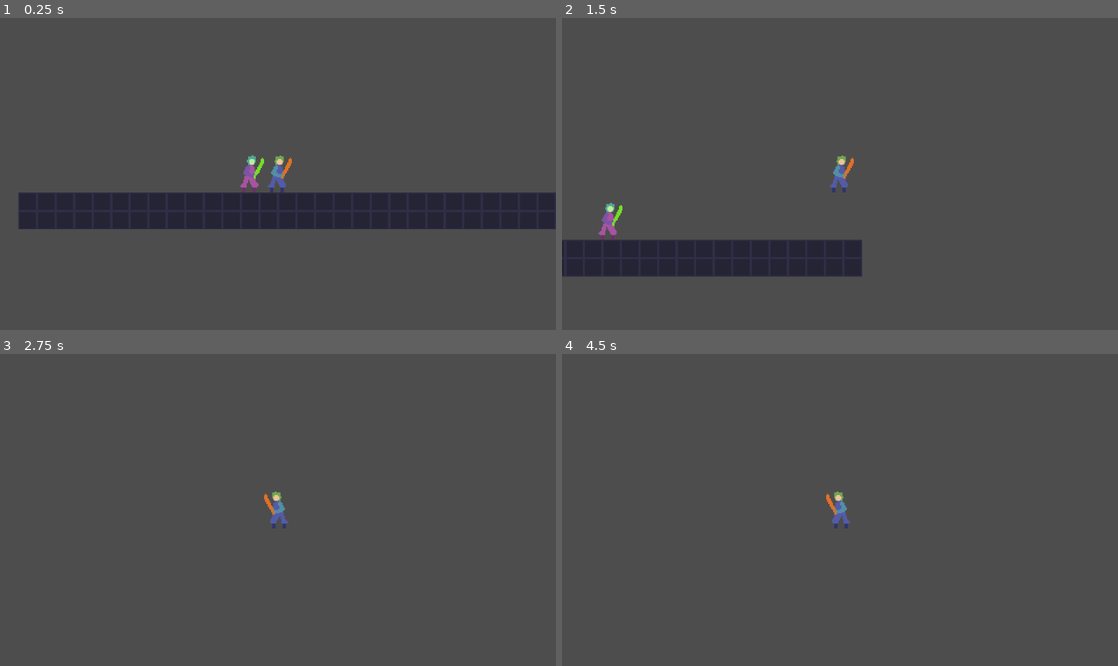
Above: before the commit, frames 1-4 (two rows, left to right).
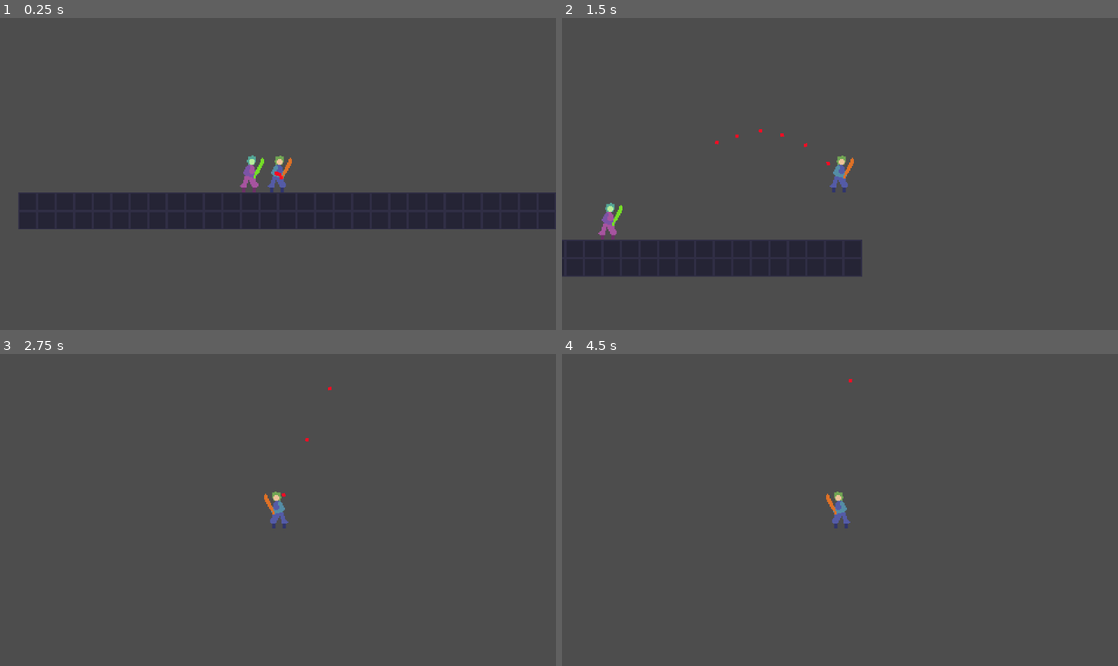
Above: after the commit, the same moments.

Repository: EinarDarri/hr-game-out-of-order
Game: Godot game, scene res://game.tscn
Two runs of this game, one before a commit and one after it. Both use one fixed random seed, a clock stepped at 60 frames per second and the inputs below.
Inputs (mouse positions are in pixels of both pictures, inside the frame that each line leads up to):
- Up to frame 1 (0.25 s): no input
- Up to frame 2 (1.5 s): move the mouse to (962, 158) at 0.52 s; hold D (move_right) from 0.53 s (still down); click (962, 158) at 0.6 s; tap Space (move_jump) at 0.77 s; move the mouse to (728, 189) at 1.27 s; tap S (look_down) at 1.35 s
- Up to frame 3 (2.75 s): tap Space (move_jump) at 1.52 s; move the mouse to (333, 441) at 2.02 s; release D (move_right) at 2.03 s; hold A (move_left) from 2.03 s (still down); hold W (look_up) from 2.03 s (still down)
- Up to frame 4 (4.5 s): move the mouse to (812, 572) at 2.77 s; release A (move_left) at 2.78 s; release W (look_up) at 2.78 s; hold D (move_right) 2.78-4.28 s; tap Shift (move_dash) at 2.85 s; tap Space (move_jump) at 3.02, 3.77, 4.25 s; tap Enter at 3.5 s; move the mouse to (1006, 556) at 3.52 s; click (1006, 556) at 3.6 s; move the mouse to (673, 463) at 4.27 s; hold A (move_left) from 4.28 s (still down); tap S (look_down) at 4.35 s

The runs differ from the first frame. In frame 1, less than 0.1% of the frame differs, in the area x 49-51%, y 49-52%; in frame 2, less than 0.1%, in the area x 27-49%, y 35-48%; in frame 3, less than 0.1%; in frame 4, less than 0.1%.

Commit message:
basic blood effect on player

Diff:
--- a/game.tscn
+++ b/game.tscn
@@ -1,7 +1,8 @@
-[gd_scene load_steps=7 format=4 uid="uid://ouqwelutt3ob"]
+[gd_scene load_steps=8 format=4 uid="uid://ouqwelutt3ob"]
 
 [ext_resource type="Texture2D" uid="uid://cifvsdngpgri3" path="res://tileset.png" id="1_e2o6t"]
 [ext_resource type="PackedScene" uid="uid://bhfbbwbrjypis" path="res://player/player.tscn" id="2_e2o6t"]
+[ext_resource type="PackedScene" uid="uid://cyuyf5tenyw1g" path="res://particles/blood.tscn" id="3_7jktm"]
 [ext_resource type="PackedScene" uid="uid://dvum5k052ihe6" path="res://enemy/enemy.tscn" id="3_feb5d"]
 [ext_resource type="PackedScene" uid="uid://1qfwhnvx40bb" path="res://spawner/spawner.tscn" id="4_fc0e3"]
 
@@ -25,6 +26,11 @@
 [node name="Player" parent="." instance=ExtResource("2_e2o6t")]
 collision_mask = 1
 
+[node name="Blood" parent="Player" instance=ExtResource("3_7jktm")]
+lifetime = 1.11
+explosiveness = 0.5
+randomness = 0.22
+
 [node name="Enemy" parent="." instance=ExtResource("3_feb5d")]
 position = Vector2(-49, 0)
 collision_layer = 4
--- /dev/null
+++ b/particles/blood.tres
@@ -0,0 +1,15 @@
+[gd_resource type="ParticleProcessMaterial" format=3 uid="uid://4f7lisxr1lbw"]
+
+[resource]
+lifetime_randomness = 0.1
+particle_flag_disable_z = true
+angle_min = -9.99999
+angle_max = 10.0
+spread = 180.0
+initial_velocity_max = 21.28
+angular_velocity_min = -4.64002
+angular_velocity_max = 20.11
+gravity = Vector3(0, 98, 0)
+scale_min = 2.8
+scale_max = 3.0
+color = Color(1, 0.0313726, 0.12549, 0.933333)
--- /dev/null
+++ b/particles/blood.tscn
@@ -0,0 +1,6 @@
+[gd_scene load_steps=2 format=3 uid="uid://cyuyf5tenyw1g"]
+
+[ext_resource type="Material" uid="uid://4f7lisxr1lbw" path="res://particles/blood.tres" id="1_aas14"]
+
+[node name="Blood" type="GPUParticles2D"]
+process_material = ExtResource("1_aas14")
--- a/particles/gpu_particles_2d.tres
+++ /dev/null
@@ -1,5 +0,0 @@
-[gd_resource type="ParticleProcessMaterial" format=3 uid="uid://w6bubr1wecav"]
-
-[resource]
-particle_flag_disable_z = true
-gravity = Vector3(0, 98, 0)
--- a/particles/gpu_particles_2d.tscn
+++ /dev/null
@@ -1,8 +0,0 @@
-[gd_scene load_steps=2 format=3 uid="uid://4qg44xhfleac"]
-
-[sub_resource type="ParticleProcessMaterial" id="ParticleProcessMaterial_h48tm"]
-particle_flag_disable_z = true
-gravity = Vector3(0, 98, 0)
-
-[node name="GPUParticles2D" type="GPUParticles2D"]
-process_material = SubResource("ParticleProcessMaterial_h48tm")
